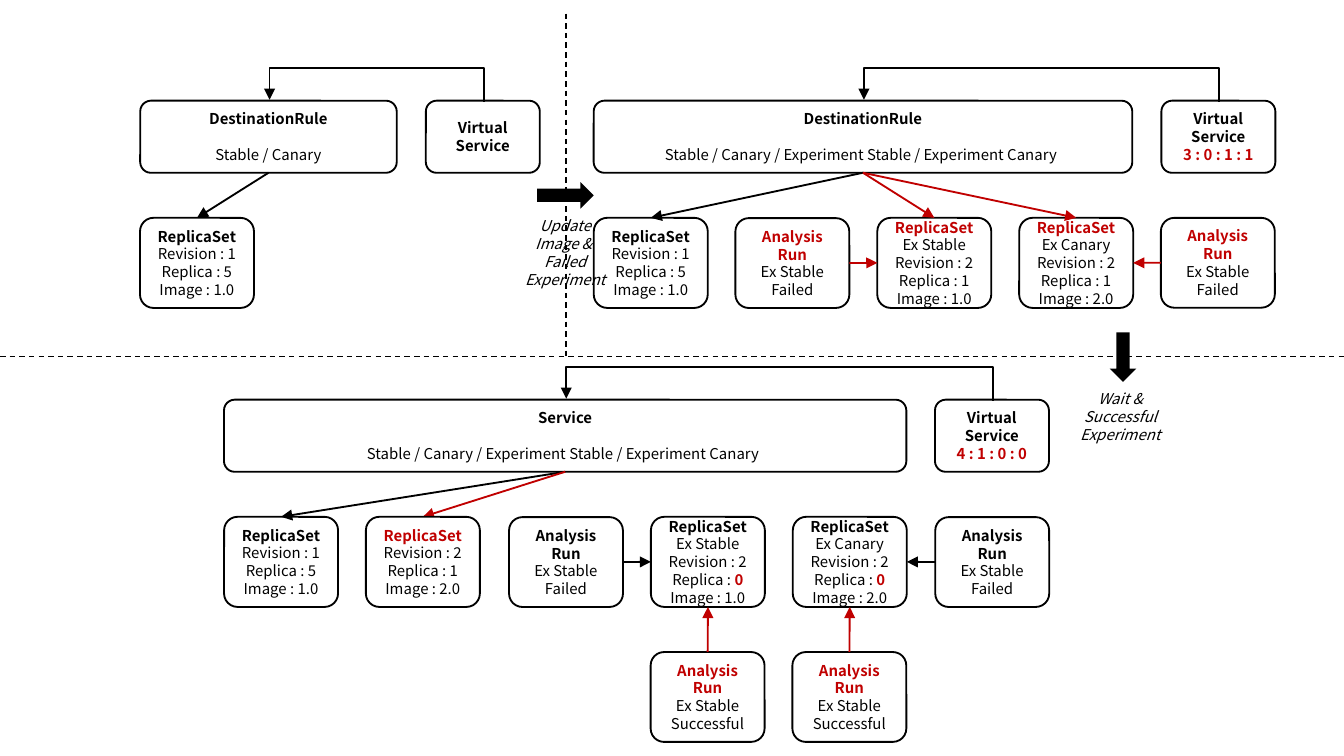
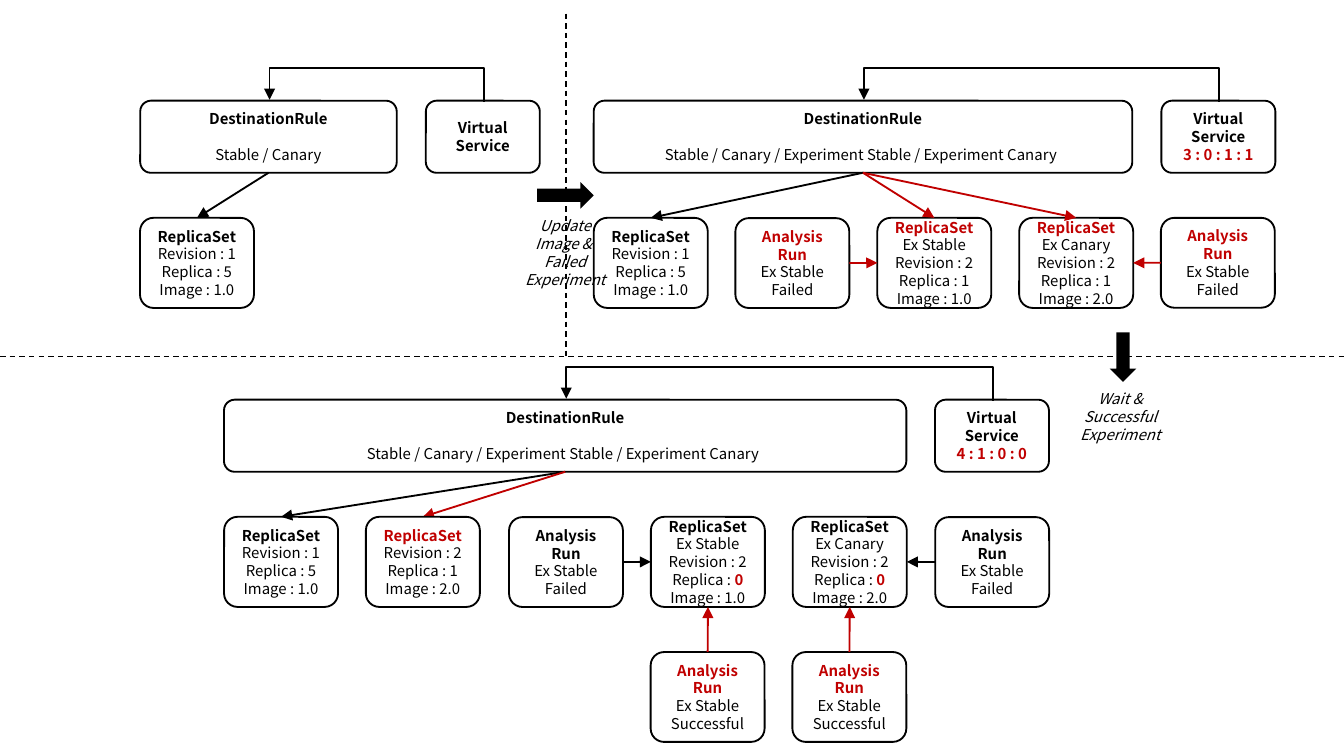
Before and after one commit to ssup2/blog-software, a slide deck: slide 10 of content/docs/theory-analysis/argo-rollouts/images/images.pptx. Drawn at 1344x756 pixels with LibreOffice and Linux fonts; fonts in the diff are those of the drawing. Boxes give left, top, right and bottom in pixels: in the first picture for what was removed or moved away, otherwise in the second. Text is boxed around its words. In the diff, an @@ line names an element or a change of style, - is before the commit and + after.

```diff
--- a/content/docs/theory-analysis/argo-rollouts/images/images.pptx
+++ b/content/docs/theory-analysis/argo-rollouts/images/images.pptx
@@ text in rounded rectangle at (506,411,624,424): text changed @@
-Service
+DestinationRule
```
Also in this commit, not shown: 2 other files.
